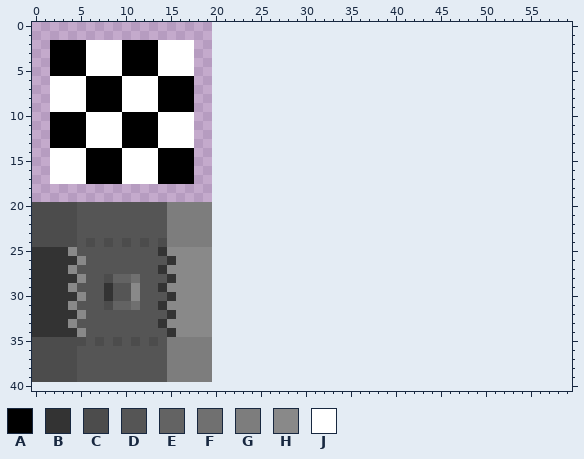
Two versions of one sprite sheet, tilesets/tsBlocking/output_tileset.png. That is the earlier state.
The file is 20x40 pixels. Colours within 5 levels of each other are drawn and written as one. Shown: x 0..59, y 0..40. The old version is drawn lined up with the new one, on the new canvas.
Palette (. is transparent): A #000000  B #333333  C #4c4c4c  D #555555  E #636363  F #707070  G #7d7d7d  H #898989  J #ffffff
Pixels before (only the part around the change), first column x 0:
 0 ............................................................
 1 ............................................................
 2 ..AAAAJJJJAAAAJJJJ..........................................
 3 ..AAAAJJJJAAAAJJJJ..........................................
 4 ..AAAAJJJJAAAAJJJJ..........................................
 5 ..AAAAJJJJAAAAJJJJ..........................................
 6 ..JJJJAAAAJJJJAAAA..........................................
 7 ..JJJJAAAAJJJJAAAA..........................................
 8 ..JJJJAAAAJJJJAAAA..........................................
 9 ..JJJJAAAAJJJJAAAA..........................................
10 ..AAAAJJJJAAAAJJJJ..........................................
11 ..AAAAJJJJAAAAJJJJ..........................................
12 ..AAAAJJJJAAAAJJJJ..........................................
13 ..AAAAJJJJAAAAJJJJ..........................................
14 ..JJJJAAAAJJJJAAAA..........................................
15 ..JJJJAAAAJJJJAAAA..........................................
16 ..JJJJAAAAJJJJAAAA..........................................
17 ..JJJJAAAAJJJJAAAA..........................................
18 ............................................................
19 ............................................................
20 CCCCCDDDDDDDDDDGGGGG........................................
21 CCCCCDDDDDDDDDDGGGGG........................................
22 CCCCCDDDDDDDDDDGGGGG........................................
23 CCCCCDDDDDDDDDDGGGGG........................................
24 CCCCCDCDCDCDCDCGGGGG........................................
25 BBBBHDDDDDDDDDBHHHHH........................................
26 BBBBBHDDDDDDDDDBHHHH........................................
27 BBBBHDDDDDDDDDBHHHHH........................................
28 BBBBBHDDCEEFDDDBHHHH........................................
29 BBBBHDDDBDDHDDBHHHHH........................................
30 BBBBBHDDBDDHDDDBHHHH........................................
31 BBBBHDDDCEEFDDBHHHHH........................................
32 BBBBBHDDDDDDDDDBHHHH........................................
33 BBBBHDDDDDDDDDBHHHHH........................................
34 BBBBBHDDDDDDDDDBHHHH........................................
35 CCCCCCDCDCDCDCDGGGGG........................................
36 CCCCCDDDDDDDDDDGGGGG........................................
37 CCCCCDDDDDDDDDDGGGGG........................................
38 CCCCCDDDDDDDDDDGGGGG........................................
39 CCCCCDDDDDDDDDDGGGGG........................................
40 ............................................................
And afterwards:
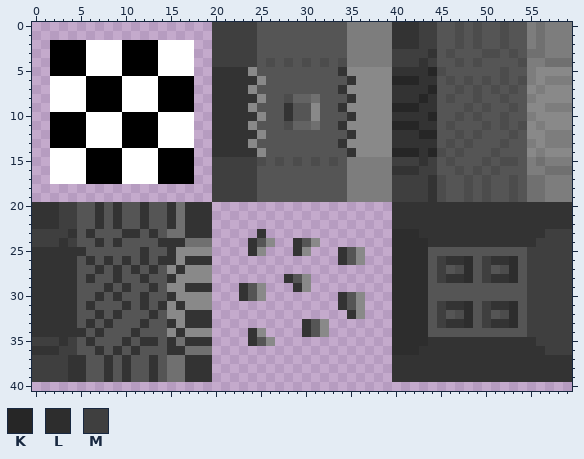
Colours new in this view: K #262626  L #2d2d2d  M #3f3f3f
Edits made:
canvas 20x40 -> 60x80
y 0..2: x 20..59 ........................................ -> MMMMMDDDDDDDDDDGGGGGBBBMMDDCDCDDCDDGFGGG
y 3: x 20..59 ........................................ -> MMMMMDDDDDDDDDDGGGGGMMMMBDCDDDCCDCDFFGGG
y 4: x 20..59 ........................................ -> MMMMMDCDCDCDCDCGGGGGMMMBMDDCDCDDDDCGGFFF
y 5: x 20..59 ........................................ -> BBBBHDDDDDDDDDBHHHHHBBBBKCDDDDDDCDDGHHHH
y 6: x 20..59 ........................................ -> BBBBBHDDDDDDDDDBHHHHKKKBBDCDCDCDCDCGHGGG
y 7: x 20..59 ........................................ -> BBBBHDDDDDDDDDBHHHHHBBBBKDDCDCDCDCDHGHHH
y 8: x 20..59 ........................................ -> BBBBBHDDCEEFDDDBHHHHBBBKBDCDDCDDCDDGHHHH
y 9: x 20..59 ........................................ -> BBBBHDDDBDDHDDBHHHHHKKKBBDDDCDCDDCDHHGGG
y 10: x 20..59 ........................................ -> BBBBBHDDBDDHDDDBHHHHBBBBKDDCDCDDCDDGHHHH
y 11: x 20..59 ........................................ -> BBBBHDDDCEEFDDBHHHHHKKKBBDCDDDCDCDCHGHHH
y 12: x 20..59 ........................................ -> BBBBBHDDDDDDDDDBHHHHBBBKKDDCDCDDDCDHHGGG
y 13: x 20..59 ........................................ -> BBBBHDDDDDDDDDBHHHHHBBBBBDCDCDDDCDDGHGGG
y 14: x 20..59 ........................................ -> BBBBBHDDDDDDDDDBHHHHKKKBKCDCDDDCDDDHGHHH
y 15: x 20..59 ........................................ -> MMMMMCDCDCDCDCDGGGGGMMMBMDCDDDCDCCDGFGGG
y 16: x 20..59 ........................................ -> MMMMMDDDDDDDDDDGGGGGBBBMMDDCDCDCDDDGGFFF
y 17..19: x 20..59 ........................................ -> MMMMMDDDDDDDDDDGGGGGMMMMBCDDCDCDDCDFFGGG
y 20..22: x 0..4 CCCCC -> BBBMM; x 7 D -> B; x 9 D -> B; x 12 D -> B; x 15..19 GGGGG -> BFBBB; x 40..59 .................... -> BBBBBBBBBBBBBBBBBBBB
y 23: x 0..4 CCCCC -> MMMMB; x 6 D -> B; x 10..11 DD -> BB; x 13 D -> B; x 15..19 GGGGG -> FFBBB; x 25 . -> B; x 40..59 .................... -> LLLBBBBBBBBBBBBBBMMM
y 24: x 0..4 CCCCC -> MMMBM; x 6..10 CDCDC -> DBDBD; x 12 C -> D; x 14..19 CGGGGG -> BBBFFF; x 24..26 ... -> BDH; x 29..31 ... -> BDH; x 40..59 .................... -> LLLLBBBBBBBBBBBBMMMM
y 25: x 4..5 HD -> BB; x 12 D -> B; x 14..15 BH -> DB; x 24..25 .. -> BH; x 29..30 .. -> BH; x 34..36 ... -> BDH; x 40..59 .................... -> LLLLDDDDDDDDDDDMMMMM
y 26: x 5..6 HD -> DB; x 8 D -> B; x 10 D -> B; x 12 D -> B; x 14 D -> B; x 17..19 HHH -> BBB; x 34..36 ... -> BDH; x 40..59 .................... -> LLLLDMBBLDMBBLDMMMMM
y 27: x 4 H -> B; x 7 D -> B; x 9 D -> B; x 11 D -> B; x 13..14 DB -> BD; x 16 H -> B; x 40..59 .................... -> LLLLDMDCLDMDCLDMMMMM
y 28: x 5..6 HD -> DB; x 8..12 CEEFD -> DBDDB; x 28..30 ... -> BDH; x 40..59 .................... -> LLLLDMBBLDMBBLDMMMMM
y 29: x 4 H -> B; x 10..11 DH -> BD; x 13..14 DB -> BD; x 17..19 HHH -> BBB; x 23..25 ... -> BDH; x 29..30 .. -> BH; x 40..59 .................... -> LLLLDDDDDDDDDDDMMMMM
y 30: x 5 H -> D; x 7..9 DBD -> BDB; x 11..12 HD -> DB; x 23..25 ... -> BDH; x 34..36 ... -> BDH; x 40..59 .................... -> LLLLDDDDDDDDDDDMMMMM
y 31: x 4 H -> B; x 6 D -> B; x 8..12 CEEFD -> DDBDB; x 16 H -> B; x 34..36 ... -> BDH; x 40..59 .................... -> LLLLDMBBLDMBBLDMMMMM
y 32: x 5 H -> D; x 7 D -> B; x 9 D -> B; x 13 D -> B; x 15 B -> H; x 17..19 HHH -> BBB; x 35..36 .. -> BH; x 40..59 .................... -> LLLLDMDCLDMDCLDMMMMM
y 33: x 4 H -> B; x 6 D -> B; x 8 D -> B; x 12 D -> B; x 14..15 BH -> DB; x 17..19 HHH -> BBB; x 30..32 ... -> BDH; x 40..59 .................... -> LLLLDMBBLDMBBLDMMMMM
y 34: x 5 H -> B; x 7 D -> B; x 11 D -> B; x 15..16 BH -> HB; x 24..25 .. -> BH; x 30..32 ... -> BDH; x 40..59 .................... -> LLLLDDDDDDDDDDDMMMMM
y 35: x 0..7 CCCCCCDC -> MMMBMDBD; x 9..13 CDCDC -> DBDBB; x 15..19 GGGGG -> BFBBB; x 24..26 ... -> BDH; x 40..59 .................... -> LLLLBBBBBBBBBBBBMMMM
y 36: x 0..4 CCCCC -> BBBMM; x 7 D -> B; x 9 D -> B; x 11 D -> B; x 15..19 GGGGG -> BBFFF; x 40..59 .................... -> LLLBBBBBBBBBBBBBBMMM
y 37..39: x 0..5 CCCCCD -> MMMMBB; x 8 D -> B; x 10 D -> B; x 13 D -> B; x 15..19 GGGGG -> FFBBB; x 40..59 .................... -> BBBBBBBBBBBBBBBBBBBB
